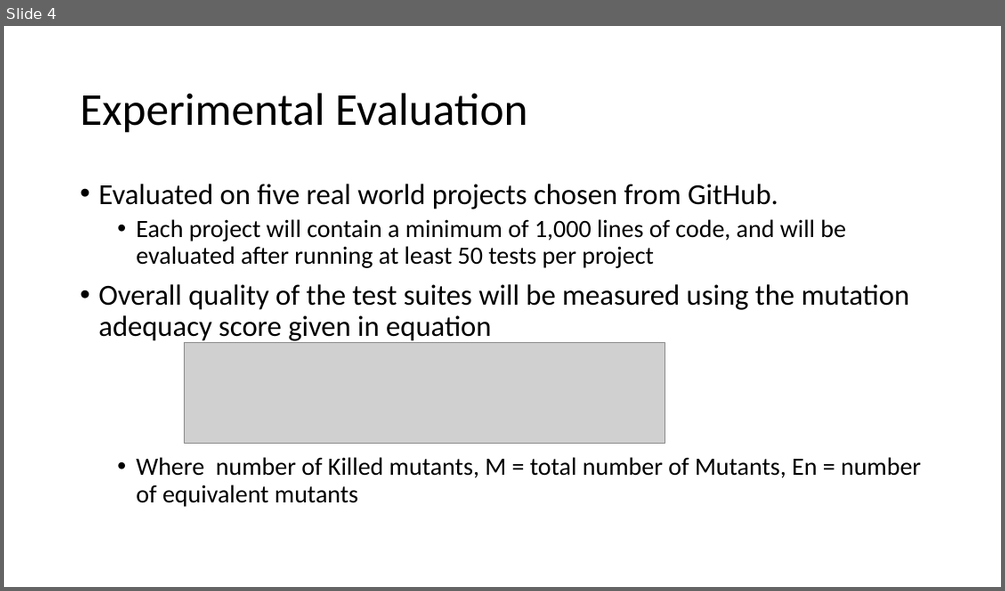
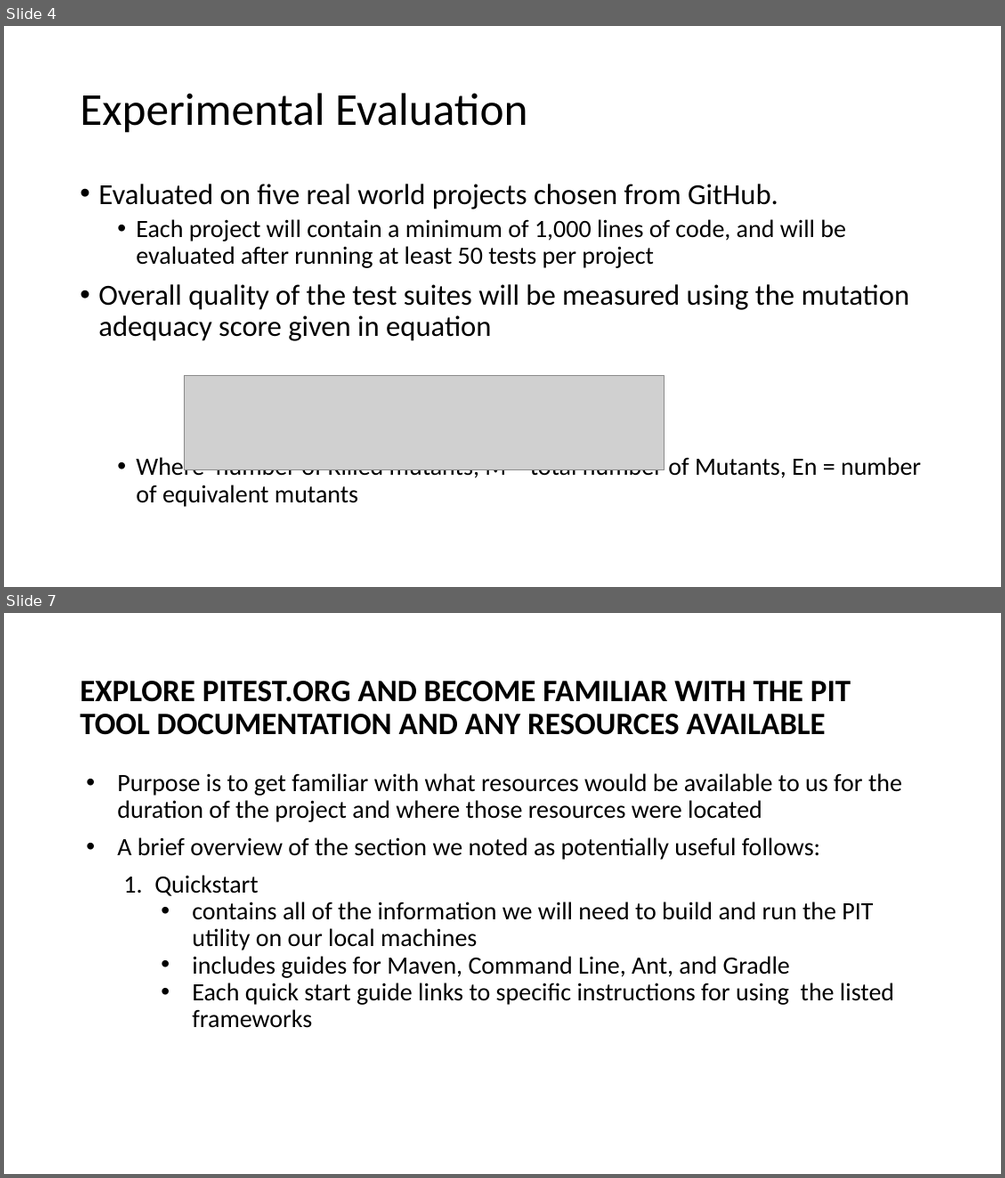
Before and after one commit to matthewbachelder/cs6367, a slide deck: Midterm_Presentation.pptx. Shown one above the other, each under a label of ours: slide 4 before the commit, slides 4 and 7 after it; the slides between them are not shown. The pictures are 1005x591 and 1005x1178 pixels, drawn with LibreOffice and Linux fonts; fonts in the diff are those of the drawing; grey boxes stand for pictures. Boxes give left, top, right and bottom in pixels: in the first picture for what was removed or moved away, otherwise in the second. Text is boxed around its words. In the diff, an @@ line names an element or a change of style, - is before the commit and + after.

```diff
--- a/Midterm_Presentation.pptx
+++ b/Midterm_Presentation.pptx
@@ slide 7 added at box(4, 613, 1001, 1174), background #FFFFFF @@
@@ title added at box(80, 681, 850, 735), 30 pt, text #000000, bold @@
+EXPLORE PITEST.ORG AND BECOME FAMILIAR WITH THE PIT TOOL DOCUMENTATION AND ANY RESOURCES AVAILABLE
@@ text added at box(117, 773, 902, 1028), 24 pt, text #000000 @@
+• Purpose is to get familiar with what resources would be available to us for the duration of the project and where those resources were located
+• A brief overview of the section we noted as potentially useful follows:
+1. Quickstart
+• contains all of the information we will need to build and run the PIT utility on our local machines
+• includes guides for Maven, Command Line, Ant, and Gradle
+• Each quick start guide links to specific instructions for using the listed frameworks
@@ slide 4 changed as well @@
@@ text "Evaluated on five real world ..." at box(98, 184, 921, 507): less space between paragraphs @@
@@ picture: place and size @@
-picture at box(184, 342, 664, 443)
+picture at box(184, 376, 663, 469)
```
Also in this commit, not shown: 4 other slides changed, 8 other slides added.
